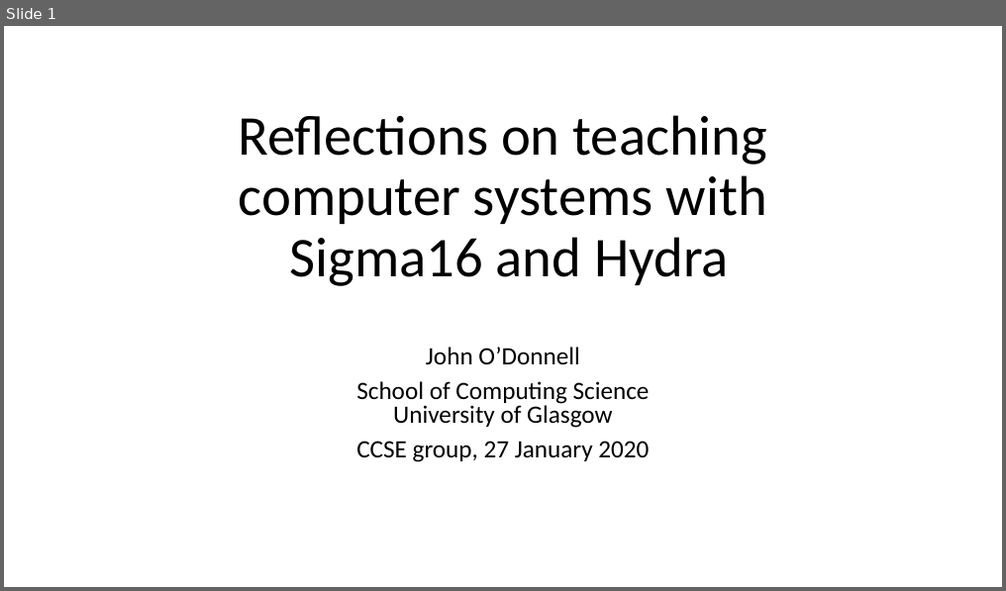
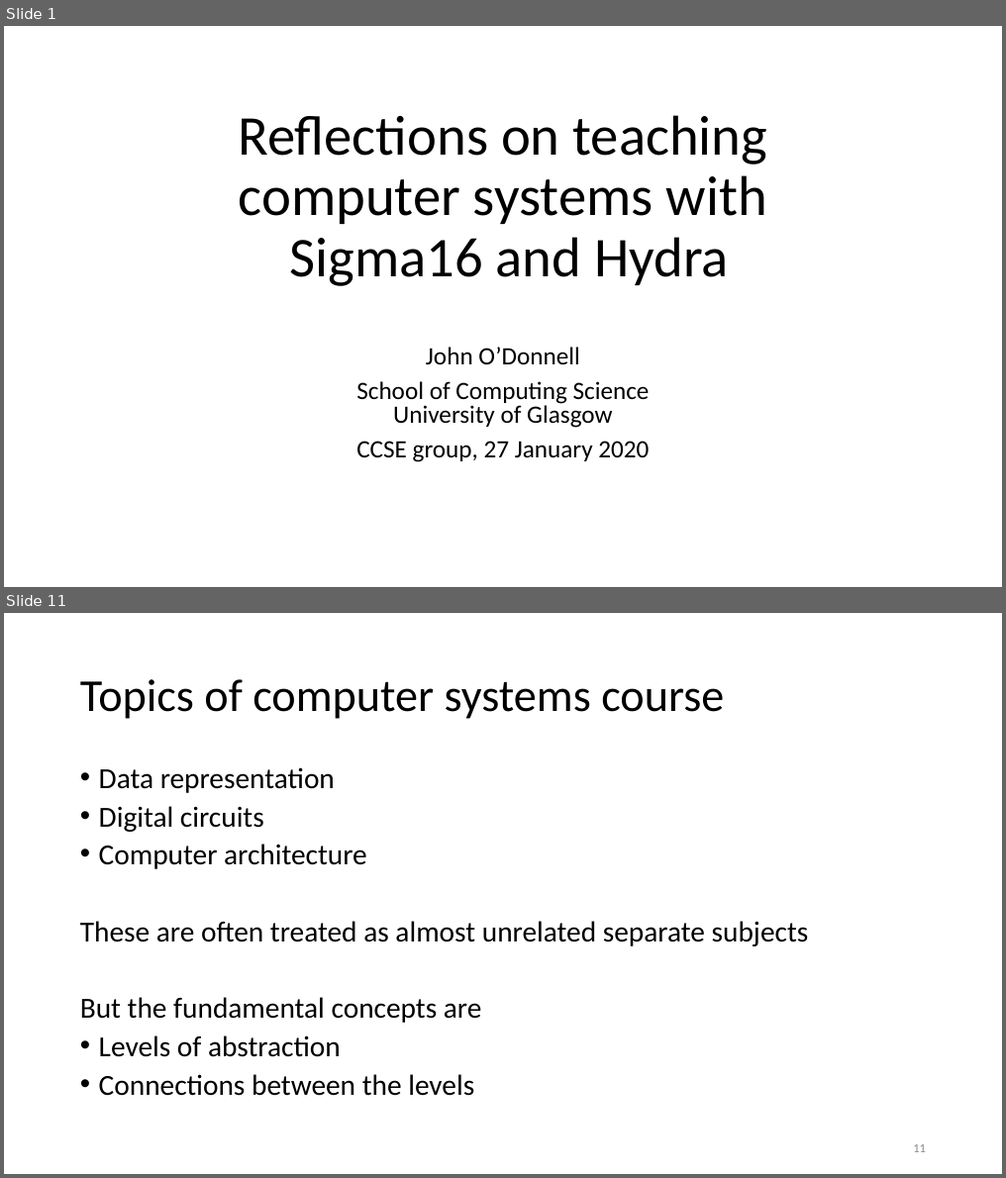
Before and after one commit to jtod/jtod.github.io, a slide deck: home/Sigma16/dev/docs/papers/Computer systems with Sigma16 and Hydra.pptx. Shown one above the other, each under a label of ours: slide 1 before the commit, slides 1 and 11 after it; the slides between them are not shown. The pictures are 1006x591 and 1006x1178 pixels, drawn with LibreOffice and Linux fonts; fonts in the diff are those of the drawing. Boxes give left, top, right and bottom in pixels: in the first picture for what was removed or moved away, otherwise in the second. Text is boxed around its words. In the diff, an @@ line names an element or a change of style, - is before the commit and + after.

```diff
--- a/home/Sigma16/dev/docs/papers/Computer systems with Sigma16 and Hydra.pptx
+++ b/home/Sigma16/dev/docs/papers/Computer systems with Sigma16 and Hydra.pptx
@@ slide 11 added at (4, 613, 1002, 1174), background #FFFFFF @@
@@ title added at (80, 679, 724, 719), 44 pt, text #000000 @@
+Topics of computer systems course
@@ text added at (80, 767, 809, 1096), 28 pt, text #000000 @@
+• Data representation
+• Digital circuits
+• Computer architecture
+These are often treated as almost unrelated separate subjects
+But the fundamental concepts are
+• Levels of abstraction
+• Connections between the levels
@@ page number added at (913, 1145, 926, 1153), 12 pt, text #8C8C8C @@
+11
```
Also in this commit, not shown: 3 slides changed, 24 other slides added, 1 slide removed, 11 other files.
